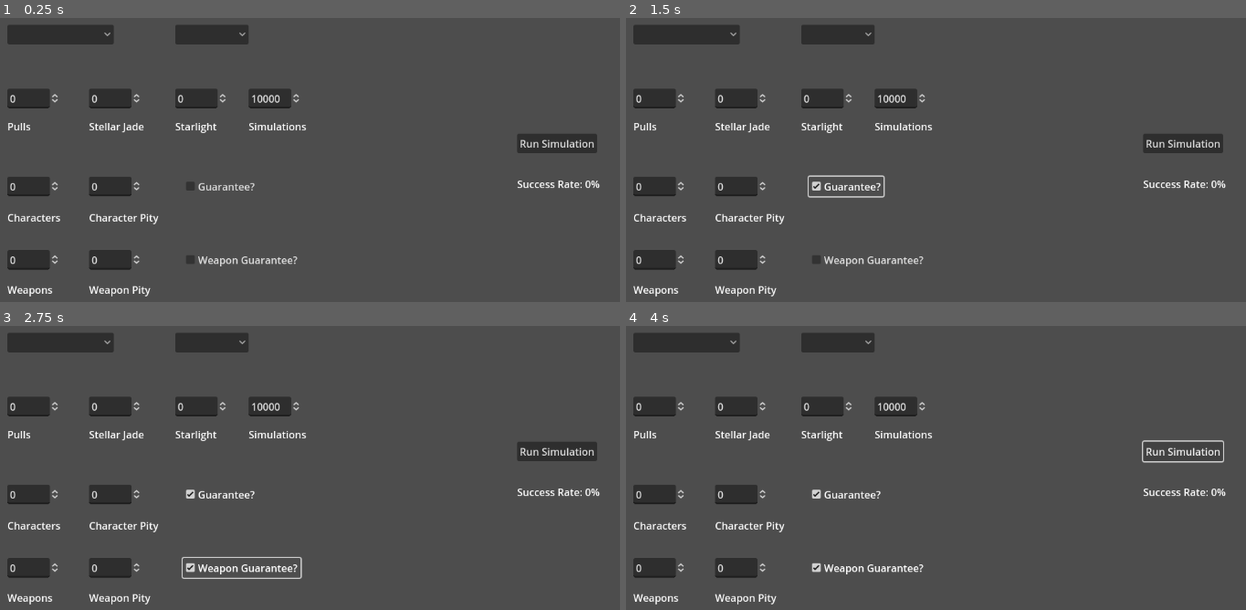
Above: before the commit, frames 1-4 (two rows, left to right).
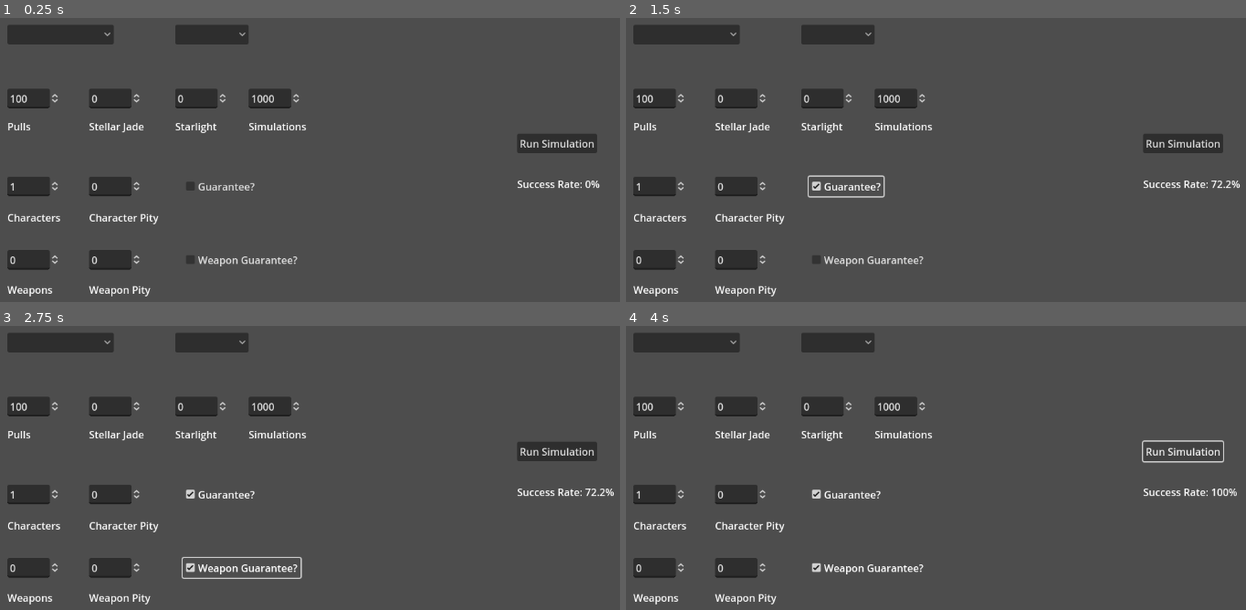
Above: after the commit, the same moments.

Repository: tyler-torr/Gacha-Pull-Simulator
Game: Godot game, scene res://scenes/pull_simulator.tscn
Same seed, same stepped clock (60 frames per second), same inputs: the game is played once before the commit and once after it.
Inputs (mouse positions are in pixels of both pictures, inside the frame that each line leads up to):
- Up to frame 1 (0.25 s): no input
- Up to frame 2 (1.5 s): click "Run Simulation" at 0.5 s; click "Guarantee?" at 1.25 s
- Up to frame 3 (2.75 s): click "Weapon Guarantee?" at 2 s
- Up to frame 4 (4 s): click (836, 343) at 2.75 s; click "Run Simulation" at 3.5 s

The runs differ from the first frame. In frame 1, less than 0.1% of the frame differs, in the area x 1-46%, y 27-61%; in frame 2, 0.2%, in the area x 1-100%, y 27-61%; in frame 3, 0.2%; in frame 4, 0.2%.
Error before the commit: Parse Error: Too few arguments for "fifty_fifty()" call. Expected at least 3 but received 2. (res://scripts/pull_simulator.gd:56)

Commit message:
Finishing touches
Code now fully works!

Diff:
--- a/resources/HSRBanner.tres
+++ b/resources/HSRBanner.tres
@@ -14,12 +14,12 @@
 wep_soft_pity_rate = 0.08
 wep_hard_pity = 80
 wep_fifty_fifty = 0.75
-four_star_pull_rate = 0.0
-four_star_soft_pity_start = 0
-four_star_soft_pity_rate = 0.0
-four_star_hard_pity = 0
+four_star_pull_rate = 0.051
+four_star_soft_pity_start = 9
+four_star_soft_pity_rate = 0.51
+four_star_hard_pity = 10
 four_star_fifty_fifty = 0.5
-currency_conversion_rate = 0
+currency_conversion_rate = 160
 gem_conversion_rate = 20
 gem_4_star_gain = 8
 gem_4_star_excess_gain = 20
--- a/scenes/pull_simulator.tscn
+++ b/scenes/pull_simulator.tscn
@@ -99,6 +99,7 @@
 offset_right = 135.063
 offset_bottom = 163.0
 max_value = 100000.0
+value = 100.0
 
 [node name="AvailableCurrencyInput" type="SpinBox" parent="."]
 layout_mode = 0
@@ -122,8 +123,8 @@
 offset_top = 132.0
 offset_right = 516.063
 offset_bottom = 163.0
-max_value = 100000.0
-value = 10000.0
+max_value = 99999.0
+value = 1000.0
 
 [node name="FiveStarCharacterInput" type="SpinBox" parent="."]
 layout_mode = 0
@@ -132,6 +133,7 @@
 offset_right = 135.063
 offset_bottom = 302.0
 max_value = 100000.0
+value = 1.0
 
 [node name="CharacterPityInput" type="SpinBox" parent="."]
 layout_mode = 0
--- a/scripts/Banner.gd
+++ b/scripts/Banner.gd
@@ -34,12 +34,11 @@
 		soft_pity_rate: float) -> float:
 	var chance = pull_rate
 	if pity >= hard_pity: # Reached hard pity, chance is guaranteed
-		return 1.0
+		chance = 1.0
 	elif pity >= soft_pity_start: # Reached soft pity (But not hard pity yet), chance is rising
 		var pity_step: int = pity - soft_pity_start + 1
-		return chance + (pity_step * soft_pity_rate)
-	else: # Base chance
-		return chance
+		chance += pity_step * soft_pity_rate
+	return chance
 
 
 # Roll to see if you get a 5* or 4* (Get a 3* if you miss)
@@ -66,17 +65,13 @@
 # Based on banner type, calculate odds of getting a 4* and 5*, then see what you get from a pull
 func simulate_pull(banner_type: String, pity: int, four_star_pity: int) -> String:
 	var chance: float
-	var four_star_chance: float
-
+	var four_star_chance: float = calculate_chance(four_star_pity, four_star_pull_rate, four_star_hard_pity,
+			four_star_soft_pity_start, four_star_soft_pity_rate)
 	match banner_type:
 		"CHARACTER":
 			chance = calculate_chance(pity, char_pull_rate, char_hard_pity, char_soft_pity_start, char_soft_pity_rate)
 		"WEAPON":
 			chance = calculate_chance(pity, wep_pull_rate, wep_hard_pity, wep_soft_pity_start, wep_soft_pity_rate)
-
-	four_star_chance = calculate_chance(four_star_pity, four_star_pull_rate, four_star_hard_pity,
-			four_star_soft_pity_start, four_star_soft_pity_rate)
-
 	return roll_rarity(chance, four_star_chance)
 
 
--- a/scripts/pull_simulator.gd
+++ b/scripts/pull_simulator.gd
@@ -2,8 +2,8 @@
 extends Control
 
 
-var banner: Banner
-var run: RunData
+var banner: Banner = load("res://resources/HSRBanner.tres")
+var run: RunData = RunData.new()
 
 @onready var available_pulls_input = $AvailablePullsInput
 @onready var available_currency_input = $AvailableCurrencyInput
@@ -19,56 +19,63 @@
 
 # Called when the node enters the scene tree for the first time.
 func ready() -> void:
-	banner = load("res://resources/HSRBanner.tres")
-	run = RunData.new()
-
-
-func calculate_gems(won_fifty_fifty: bool):
-	var swap_type: bool = false
-	if not won_fifty_fifty:
-		if randf() >= 0.5:
-			swap_type = true
+	print("Initializing banner and run")
 
 
 func simulate_fifty_fifty(banner_type: String, rarity: String, guarantee: bool) -> void:
-	if banner.fifty_fifty(banner_type, rarity, guarantee):
-		run.win_fifty_fifty(banner_type, rarity)
-		calculate_gems(true)
-	else:
-		run.lose_fifty_fifty(banner_type, rarity)
-		calculate_gems(false)
+	match rarity:
+		"5-STAR":
+			run.add_gems(banner, 40)
+			if banner.fifty_fifty(banner_type, rarity, guarantee): # Won 50/50
+				run.win_fifty_fifty(banner_type, rarity)
+			else: # Lost 50/50
+				run.lose_fifty_fifty(banner_type, rarity)
+		"4-STAR":
+			var type = banner_type
+			if not banner.fifty_fifty(banner_type, rarity, guarantee): # If you lose 50/50, chance to get any 4*
+				type = banner.roll_type()
+			if type == "CHARACTER":
+				run.add_gems(banner, 20)
+			elif type == "WEAPON":
+				run.add_gems(banner, 8)
 
 
-#
-func simulate_banner(banner_type: String, pity: int, four_star_pity: int, guarantee: bool,
+func simulate_char_banner(banner_type: String, pity: int, four_star_pity: int, guarantee: bool,
 		four_star_guarantee: bool) -> void:
 	var pull = banner.simulate_pull(banner_type, pity, four_star_pity)
 	match pull:
 		"5-STAR":
-			pity = 0
-			four_star_pity += 1
-			run.add_gems(banner, banner.gem_5_star_gain)
+			run.char_pity = 0 # Reset 5-star pity on pull
+			run.char_four_star_pity += 1
 			simulate_fifty_fifty(banner_type, pull, guarantee)
 		"4-STAR":
-			pity += 1
-			four_star_pity = 0
+			run.char_pity += 1
+			run.char_four_star_pity = 0 # Reset 4-star pity on pull
 			simulate_fifty_fifty(banner_type, pull, guarantee)
-			if banner.fifty_fifty("4-STAR", four_star_guarantee):
-				if banner_type == "CHARACTER":
-					run.add_gems(banner, banner.gem_4_star_excess_gain)
-				elif banner_type == "WEAPON":
-					run.add_gems(banner, banner.gem_4_star_gain)
-			else:
-				var swap_type: String = banner.roll_type()
-				if swap_type == "CHARACTER":
-					run.add_gems(banner, banner.gem_4_star_excess_gain)
-				elif swap_type == "WEAPON":
-					run.add_gems(banner, banner.gem_4_star_gain)
-		"_":
-			pity += 1
-			four_star_pity += 1
+		"3-STAR":
+			run.char_pity += 1
+			run.char_four_star_pity += 1
 
 
+func simulate_wep_banner(banner_type: String, pity: int, four_star_pity: int, guarantee: bool,
+		four_star_guarantee: bool) -> void:
+	var pull = banner.simulate_pull(banner_type, pity, four_star_pity)
+	match pull:
+		"5-STAR":
+			run.wep_pity = 0 # Reset 5-star pity on pull
+			run.wep_four_star_pity += 1
+			simulate_fifty_fifty(banner_type, pull, guarantee)
+		"4-STAR":
+			run.wep_pity += 1
+			run.wep_four_star_pity = 0 # Reset 4-star pity on pull
+			simulate_fifty_fifty(banner_type, pull, guarantee)
+		"3-STAR":
+			run.wep_pity += 1
+			run.wep_four_star_pity += 1
+
+
+# Run x number of simulations (default 10000). In each simulation, roll down to 0 pulls and see if the run managed
+# to reach the desired number of 5* characters and weapons. Return an averaged percentage of runs that could
 func calculate_average_success(desired_chars: int, desired_weps: int, simulation_runs: int) -> float:
 	var successful_runs = 0
 	for i in range(simulation_runs):
@@ -77,16 +84,19 @@
 			run.remaining_pulls -= 1
 			# Character banners
 			if run.chars_pulled < desired_chars:
-				simulate_banner("CHARACTER", run.char_pity, run.char_four_star_pity, run.char_guarantee,
+				simulate_char_banner("CHARACTER", run.char_pity, run.char_four_star_pity, run.char_guarantee,
 				run.char_four_star_guarantee)
 			# Weapon banners
 			elif run.weps_pulled < desired_weps:
-				simulate_banner("WEAPON", run.wep_pity, run.wep_four_star_pity, run.wep_guarantee,
+				simulate_wep_banner("WEAPON", run.wep_pity, run.wep_four_star_pity, run.wep_guarantee,
 				run.wep_four_star_guarantee)
 		# Check if all wanted characters and weapons are pulled
 		if (run.chars_pulled >= desired_chars) and (run.weps_pulled >= desired_weps):
 			successful_runs += 1
-	return float(successful_runs) / float(simulation_runs)
+
+	var average_success: float = float(successful_runs) / float(simulation_runs)
+	print("Total average success across simulations: ", average_success)
+	return average_success
 
 
 # Called at the start of each simulated run. Resets some values to ones specified by user
--- a/scripts/run_data.gd
+++ b/scripts/run_data.gd
@@ -34,14 +34,14 @@
 	self.remaining_currency = in_remaining_currency
 	self.remaining_gems = in_remaining_gems
 	self.char_pity = in_char_pity
-	self.weps_pity = in_wep_pity
+	self.wep_pity = in_wep_pity
 	self.char_guarantee = in_char_guarantee
 	self.wep_guarantee = in_wep_guarantee
 
 	self.chars_pulled = 0
 	self.weps_pulled = 0
-	self.chars_four_star_pulled = 0
-	self.weps_four_star_pulled = 0
+	#self.chars_four_star_pulled = 0
+	#self.weps_four_star_pulled = 0
 	self.char_four_star_pity = 0
 	self.wep_four_star_pity = 0
 	self.char_four_star_guarantee = false
Not shown, added: export_presets.cfg
